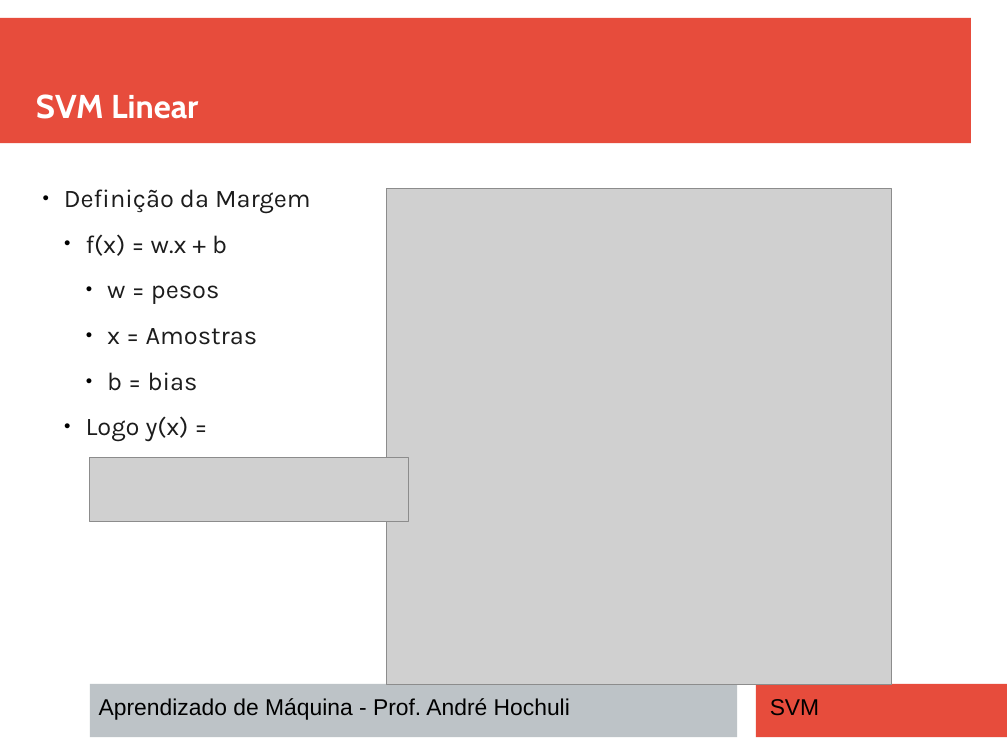
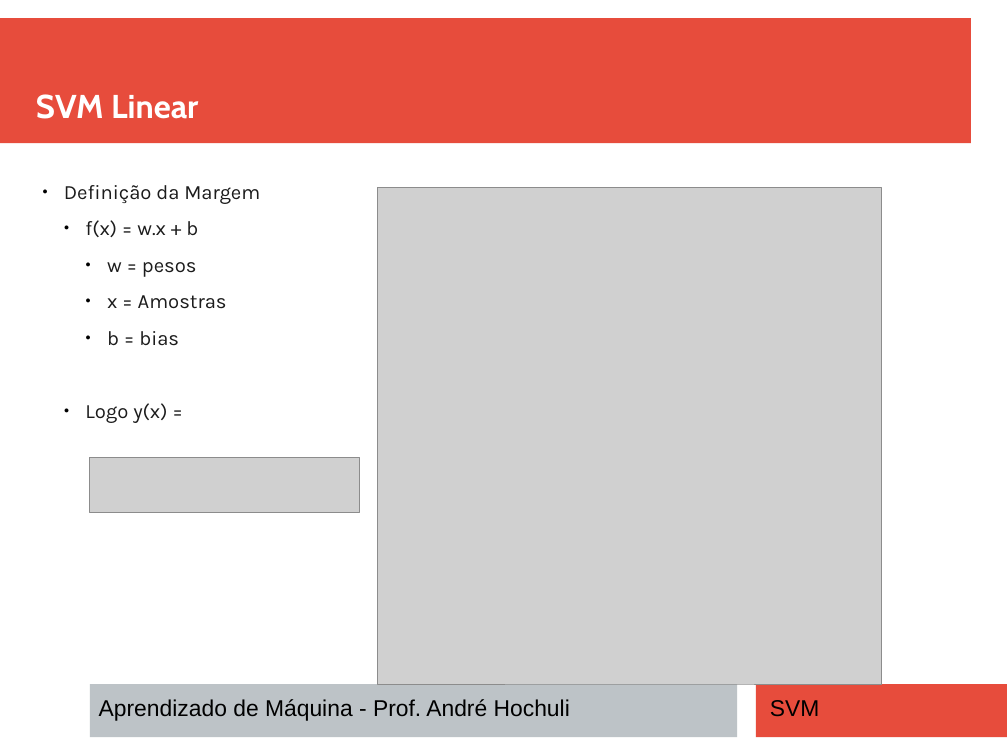
Before and after one commit to andrehochuli/teaching, a slide deck: slide 11 of AprendizadoMaquina/Tópico 02 - Aprendizado Supervisionado/SVM/Tópico 02 - Aprendizado-Supervisionado - SVM.pptx. Drawn at 1008x756 pixels with LibreOffice and Linux fonts; fonts in the diff are those of the drawing; grey boxes stand for pictures. Boxes give left, top, right and bottom in pixels: in the first picture for what was removed or moved away, otherwise in the second. Text is boxed around its words. In the diff, an @@ line names an element or a change of style, - is before the commit and + after.

```diff
--- a/AprendizadoMaquina/Tópico 02 - Aprendizado Supervisionado/SVM/Tópico 02 - Aprendizado-Supervisionado - SVM.pptx
+++ b/AprendizadoMaquina/Tópico 02 - Aprendizado Supervisionado/SVM/Tópico 02 - Aprendizado-Supervisionado - SVM.pptx
@@ text "Definição da Margem" at (64,185,260,423): size 20 to 16 pt @@
@@ picture: place and size @@
-picture at (387,188,892,685)
+picture at (378,188,883,684)
@@ picture: place and size @@
-picture at (90,457,408,522)
+picture at (90,457,359,512)
```
Also in this commit, not shown: 7 other slides changed, 1 other file.
